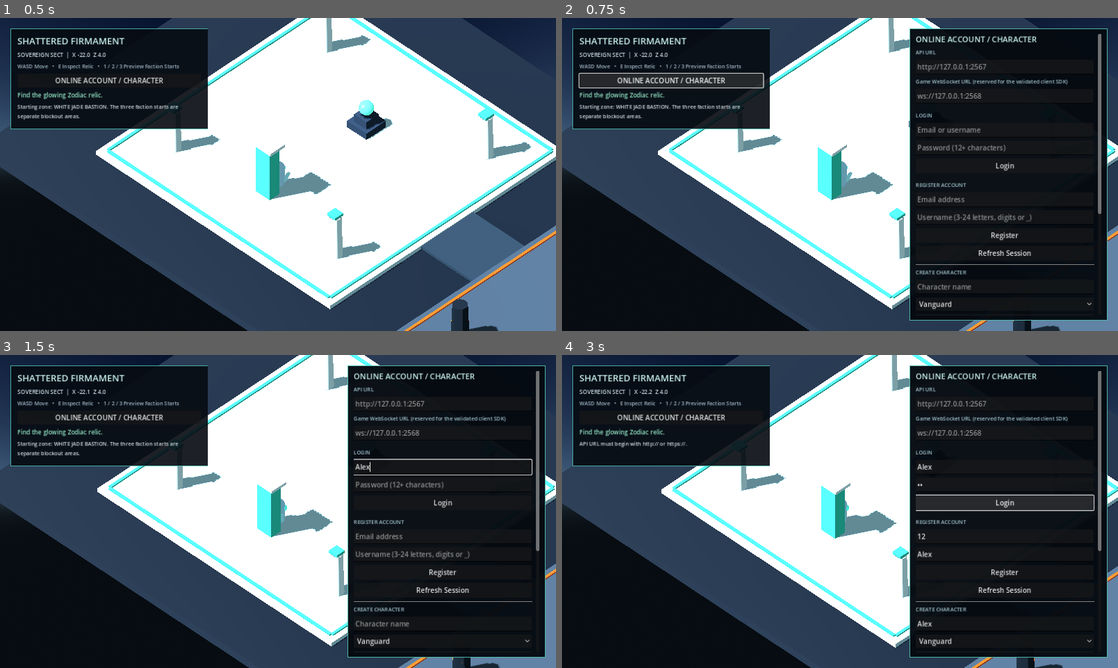
Above: before the commit, frames 1-4 (two rows, left to right).
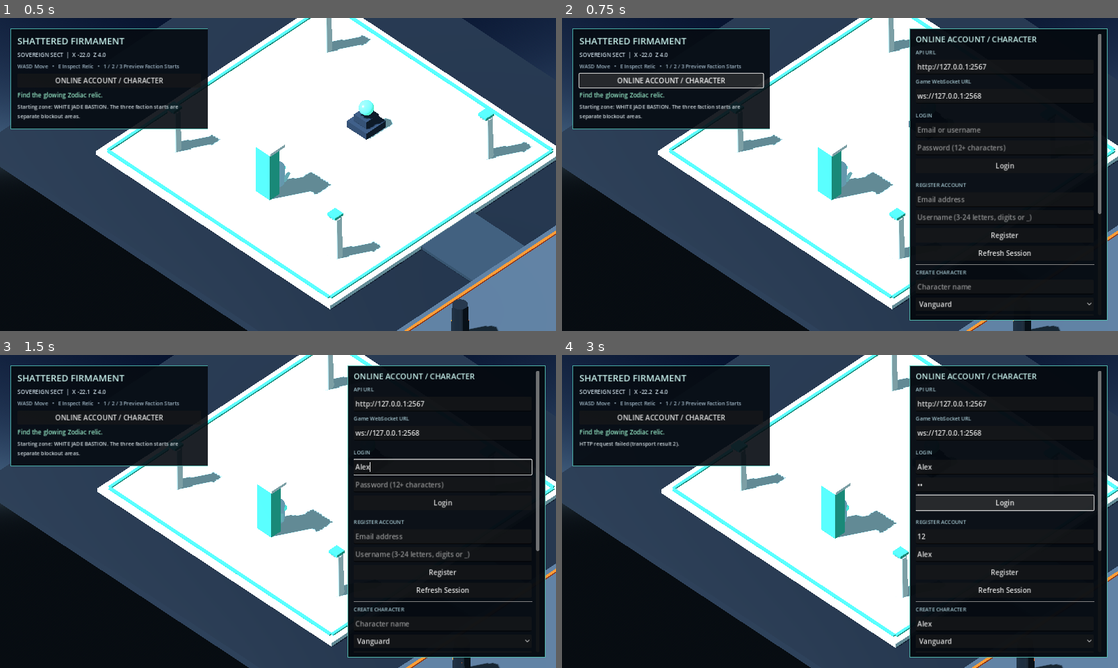
Above: after the commit, the same moments.

Repository: masterdishaun/Shattered-Firmament-A-Zodiac-Relic-MMORPG
Game: Godot game, scene res://scenes/main.tscn
Same seed, same stepped clock (60 frames per second), same inputs: the game is played once before the commit and once after it.
Inputs (mouse positions are in pixels of both pictures, inside the frame that each line leads up to):
- Up to frame 1 (0.5 s): no input
- Up to frame 2 (0.75 s): click "ONLINE ACCOUNT / CHARACTER" at 0.5 s
- Up to frame 3 (1.5 s): click (444, 467) at 1.27 s; type "Alex" at 1.35 s
- Up to frame 4 (3 s): click (1006, 486) at 1.5 s; type "12" at 1.58 s; click (1006, 536) at 1.73 s; type "12" at 1.82 s; click (1006, 555) at 2.02 s; type "Alex" at 2.1 s; click (1006, 624) at 2.25 s; type "Alex" at 2.33 s; click "Login" at 2.75 s

Frame 1 is identical in both runs. In frame 2, 0.3% of the frame differs, in the area x 63-91%, y 14-26%; in frame 3, 0.3%; in frame 4, 0.5%, in the area x 3-91%, y 14-30%.

Commit message:
feat: connect Godot client to Colyseus world room

Diff:
--- a/client/scripts/main.gd
+++ b/client/scripts/main.gd
@@ -399,6 +399,7 @@
 		hud_root.add_child(network_panel)
 		network_panel.status_changed.connect(_on_network_status_changed)
 		network_panel.character_ticketed.connect(_on_character_ticketed)
+		network_panel.world_joined.connect(_on_world_joined)
 		network_panel.close_requested.connect(_close_network_panel)
 	network_panel.visible = not network_panel.visible
 
@@ -406,6 +407,10 @@
 func _close_network_panel() -> void:
 	if network_panel != null:
 		network_panel.visible = false
+
+
+func _on_world_joined(character: Dictionary) -> void:
+	feedback_label.text = "Server room handshake confirmed for %s. Character movement is still local-only in this prototype." % String(character.get("name", "character"))
 
 
 func _on_network_status_changed(message: String) -> void:
--- a/client/scripts/network_panel.gd
+++ b/client/scripts/network_panel.gd
@@ -2,6 +2,7 @@
 
 signal status_changed(message: String)
 signal character_ticketed(character: Dictionary)
+signal world_joined(character: Dictionary)
 signal close_requested
 
 var access_token := ""
@@ -10,6 +11,10 @@
 var characters: Array[Dictionary] = []
 var pending_action := ""
 var request_in_flight := false
+var pending_join_ticket := ""
+var game_client: Node
+var game_room: RefCounted
+var world_connected := false
 
 var api_url_input: LineEdit
 var game_url_input: LineEdit
@@ -75,9 +80,11 @@
 	stack.add_child(heading)
 
 	_add_label(stack, "API URL")
-	api_url_input = _add_input(stack, "http://127.0.0.1:2567")
-	_add_label(stack, "Game WebSocket URL (reserved for the validated client SDK)")
-	game_url_input = _add_input(stack, "ws://127.0.0.1:2568")
+	api_url_input = _add_input(stack, "API base URL")
+	api_url_input.text = "http://127.0.0.1:2567"
+	_add_label(stack, "Game WebSocket URL")
+	game_url_input = _add_input(stack, "WebSocket endpoint")
+	game_url_input.text = "ws://127.0.0.1:2568"
 
 	_add_separator(stack)
 	_add_label(stack, "LOGIN")
@@ -293,6 +300,7 @@
 
 
 func _clear_session() -> void:
+	_disconnect_game_client()
 	access_token = ""
 	refresh_token = ""
 	current_user.clear()
@@ -364,18 +372,114 @@
 			if not data is Dictionary or not data.has("joinTicket"):
 				_set_status("The API did not return a join ticket.")
 				return
+			pending_join_ticket = String(data["joinTicket"])
 			var character: Dictionary = data.get("character", {})
 			character_ticketed.emit(character)
 			_set_status(
-				"Join ticket issued for %s in %s; expires at %s. The Godot-to-Colyseus client remains disabled until SDK compatibility is resolved."
+				"Join ticket issued for %s in %s; expires at %s. Connecting to the world room..."
 				% [
 					String(character.get("name", "character")),
 					String(character.get("mapId", "unknown zone")),
 					String(data.get("expiresAt", "unknown"))
 				]
 			)
+			_connect_to_world()
 		"logout":
 			_clear_session()
 			_set_status("Logged out. The server session has been revoked.")
 		_:
 			_set_status("Request completed.")
+
+func _connect_to_world() -> void:
+	var ticket_to_use := pending_join_ticket
+	_disconnect_game_client(false)
+	pending_join_ticket = ticket_to_use
+	if pending_join_ticket.is_empty():
+		_set_status("Request a fresh join ticket before connecting to the world.")
+		return
+	var endpoint := game_url_input.text.strip_edges()
+	if not endpoint.begins_with("ws://") and not endpoint.begins_with("wss://"):
+		_set_status("Game URL must begin with ws:// or wss://.")
+		return
+	var client_script: Script = load("res://addons/colyseus/src/client/ColyseusClient.gd")
+	if client_script == null:
+		_set_status("The vendored Colyseus GDScript client is missing.")
+		return
+	game_client = client_script.new()
+	add_child(game_client)
+	game_client.set_process(true)
+	game_client.connect("connected", Callable(self, "_on_game_client_connected"))
+	game_client.connect("error", Callable(self, "_on_game_client_error"))
+	game_client.connect("disconnected", Callable(self, "_on_game_client_disconnected"))
+	game_client.call("connect_to_server", endpoint)
+
+
+func _on_game_client_connected() -> void:
+	if pending_join_ticket.is_empty() or game_client == null:
+		return
+	_set_status("Client initialized. Requesting Colyseus world-room admission...")
+	game_room = game_client.call("join", "world", {"joinTicket": pending_join_ticket})
+	if game_room == null:
+		_set_status("Colyseus matchmaking did not return a room.")
+		return
+	game_room.connect("joined", Callable(self, "_on_room_joined"))
+	game_room.connect("message_received", Callable(self, "_on_room_message"))
+	game_room.connect("error_received", Callable(self, "_on_room_error"))
+	game_room.connect("left", Callable(self, "_on_room_left"))
+
+
+func _on_room_joined() -> void:
+	_set_status("Colyseus accepted the character. Waiting for the world welcome message...")
+
+
+func _on_room_message(message_type: Variant, data: Variant) -> void:
+	if String(message_type) != "S2C_RoomJoinSuccess":
+		return
+	var envelope: Dictionary = data if data is Dictionary else {}
+	var payload: Dictionary = envelope.get("payload", {})
+	var character: Dictionary = payload.get("character", {})
+	world_connected = true
+	world_joined.emit(character)
+	_set_status(
+		"Connected to Colyseus room %s as %s. Network admission works; movement and snapshots are still local-only."
+		% [
+			String(payload.get("roomId", "unknown")),
+			String(character.get("name", "character"))
+		]
+	)
+
+
+func _on_game_client_error(code: int, message: String) -> void:
+	world_connected = false
+	_set_status("Colyseus client error %d: %s. Request a fresh ticket to retry." % [code, message])
+
+
+func _on_room_error(code: int, message: String) -> void:
+	world_connected = false
+	_set_status("World room rejected the connection (%d): %s" % [code, message])
+
+
+func _on_room_left(code: int, reason: String) -> void:
+	world_connected = false
+	if not access_token.is_empty():
+		_set_status("Left the world room (%d): %s" % [code, reason])
+
+
+func _on_game_client_disconnected() -> void:
+	world_connected = false
+
+
+func _disconnect_game_client(clear_ticket: bool = true) -> void:
+	if clear_ticket:
+		pending_join_ticket = ""
+	world_connected = false
+	game_room = null
+	if game_client != null:
+		if game_client.has_method("close_connection"):
+			game_client.call("close_connection")
+		game_client.queue_free()
+		game_client = null
+
+
+func _exit_tree() -> void:
+	_disconnect_game_client()
--- a/client/tests/network_api_smoke.gd
+++ b/client/tests/network_api_smoke.gd
@@ -68,11 +68,20 @@
 	if not await _wait_for_panel_idle():
 		_fail("The character-selection request did not complete.")
 		return
-	if not network_panel.status_label.text.contains("Join ticket issued"):
-		_fail("The online panel did not report join-ticket issuance.")
-		return
 	if ticketed_characters.size() != 1 or ticketed_characters[0].get("mapId") != "luminous_veil":
 		_fail("The online panel did not publish the selected character's server start map.")
+		return
+	var room_connected := false
+	for _frame in range(900):
+		if network_panel.world_connected:
+			room_connected = true
+			break
+		await process_frame
+	if not room_connected:
+		_fail("Godot did not join the Colyseus world room: %s" % network_panel.status_label.text)
+		return
+	if not network_panel.status_label.text.contains("Connected to Colyseus room"):
+		_fail("Godot did not receive the S2C_RoomJoinSuccess welcome message.")
 		return
 
 	network_panel._logout()
@@ -81,6 +90,9 @@
 		return
 	if not network_panel.access_token.is_empty():
 		_fail("The online panel did not clear local tokens after logout.")
+		return
+	if network_panel.world_connected:
+		_fail("Logout did not disconnect the Colyseus room client.")
 		return
 
 	network_panel.identifier_input.text = username
Not shown, added: client/addons/colyseus/src/client/ColyseusClient.gd
Not shown, added: client/addons/colyseus/src/client/ColyseusClient.gd.uid
Not shown, added: client/addons/colyseus/src/protocol/Decoder.gd
Not shown, added: client/addons/colyseus/src/protocol/Decoder.gd.uid
Not shown, added: client/addons/colyseus/src/protocol/Encoder.gd
Not shown, added: client/addons/colyseus/src/protocol/Encoder.gd.uid
Not shown, added: client/addons/colyseus/src/protocol/Protocol.gd
Not shown, added: client/addons/colyseus/src/protocol/Protocol.gd.uid
Not shown, added: client/addons/colyseus/src/room/Room.gd
Not shown, added: client/addons/colyseus/src/room/Room.gd.uid
Not shown, added: client/addons/colyseus/src/room/RoomState.gd
Not shown, added: client/addons/colyseus/src/room/RoomState.gd.uid
(and 16 more such lines)
